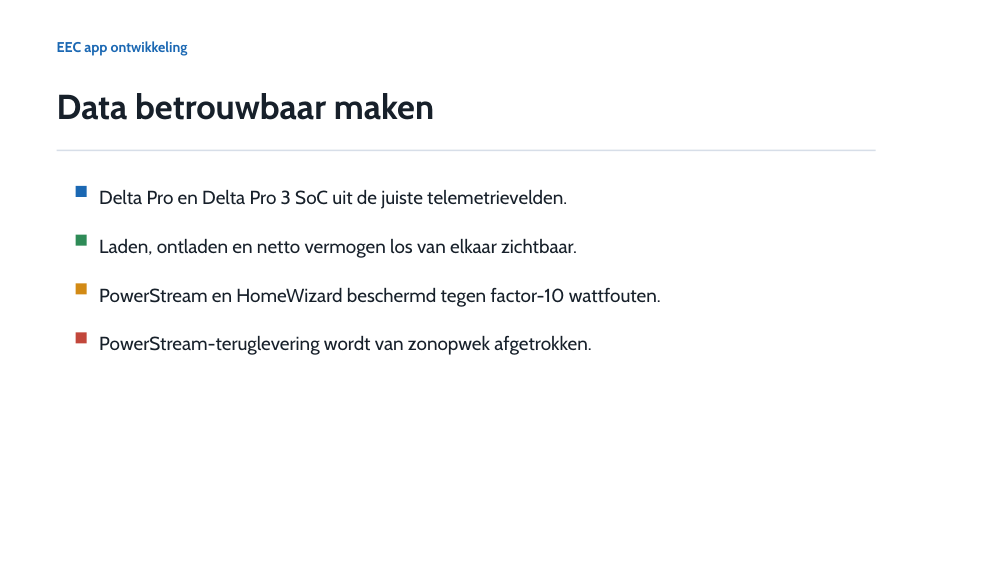
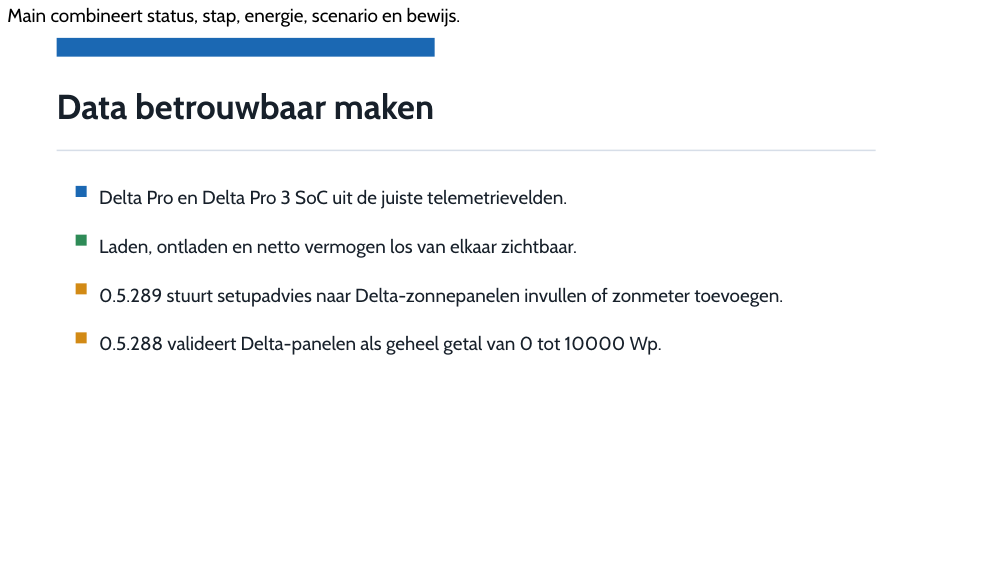
Before and after one commit to AllKn/ecoflow-energy-control, a slide deck: slide 4 of docs/eec-app-ontwikkeling.pptx. Drawn at 1008x567 pixels with LibreOffice and Linux fonts; fonts in the diff are those of the drawing. Boxes give left, top, right and bottom in pixels: in the first picture for what was removed or moved away, otherwise in the second. Text is boxed around its words. In the diff, an @@ line names an element or a change of style, - is before the commit and + after.

```diff
--- a/docs/eec-app-ontwikkeling.pptx
+++ b/docs/eec-app-ontwikkeling.pptx
@@ rectangle added at <box>0,0,1008,567</box>, fill #FFFFFF, 18 pt, text #000000 @@
+Main combineert status, stap, energie, scenario en bewijs.
@@ rectangle "EEC app ontwikkeling": place and size @@
-rectangle "EEC app ontwikkeling" at <box>57,41,188,56</box>
+rectangle "EEC app ontwikkeling" at <box>57,38,435,57</box>
@@ rectangle "EEC app ontwikkeling" at <box>57,38,435,57</box>: fill none to #1B68B3 @@
@@ text at <box>99,288,783,307</box>: text changed @@
-PowerStream en HomeWizard beschermd tegen factor-10 wattfouten.
+0.5.289 stuurt setupadvies naar Delta-zonnepanelen invullen of zonmeter toevoegen.
@@ rectangle at <box>76,333,87,344</box>: fill #C2473B to #D28A15 @@
@@ text at <box>99,336,662,355</box>: text changed @@
-PowerStream-teruglevering wordt van zonopwek afgetrokken.
+0.5.288 valideert Delta-panelen als geheel getal van 0 tot 10000 Wp.
```
Also in this commit, not shown: 19 other files.
